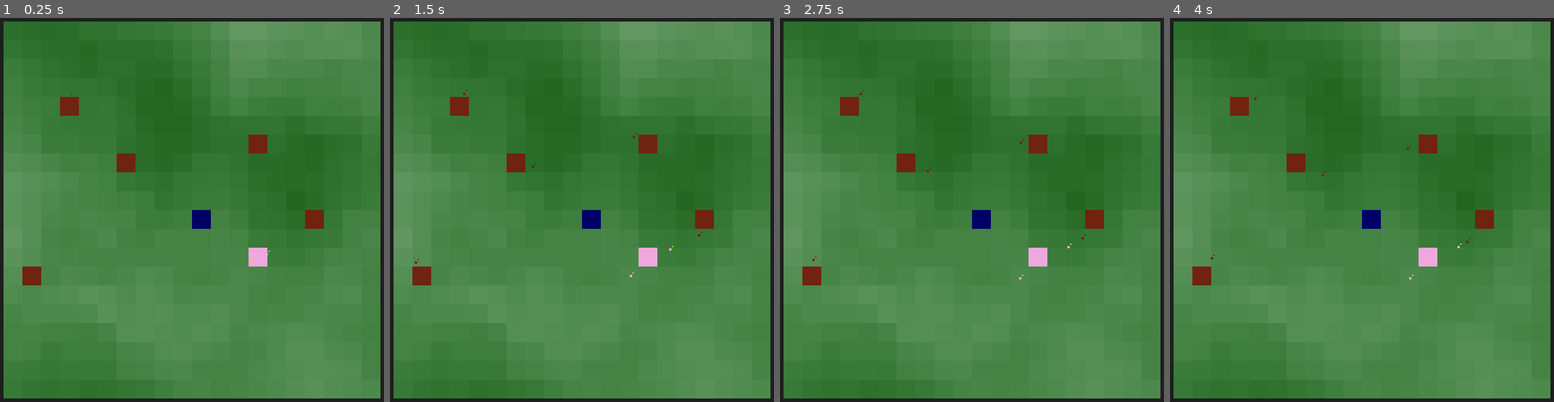
Above: before the commit, frames 1-4 (left to right).
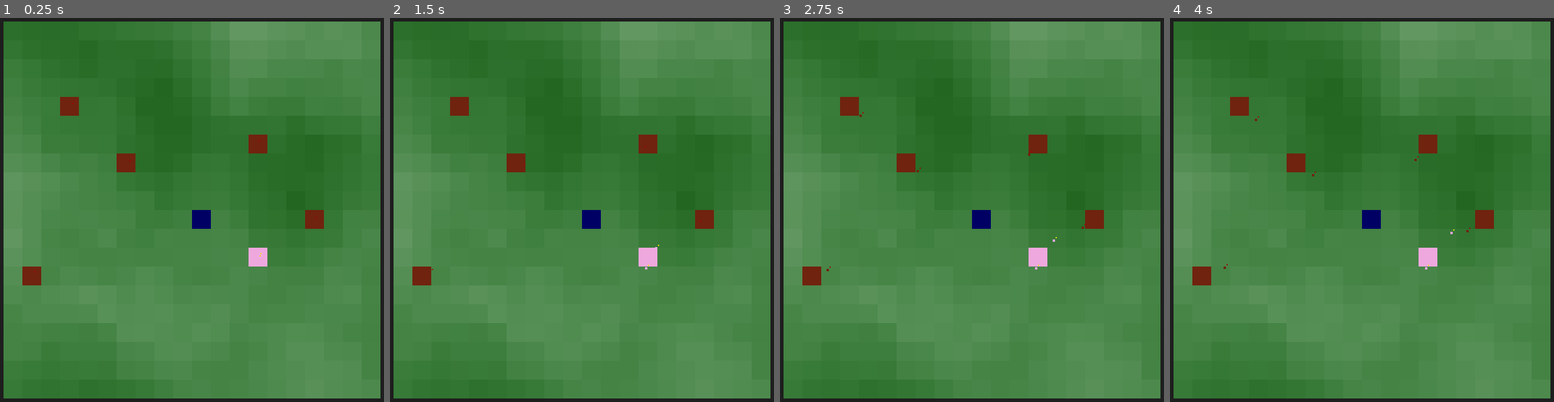
Above: after the commit, the same moments.

Repository: fizzy-drinks/roguelike-jam-6
Game: Godot game, scene res://world.tscn
The game is run twice, just before and just after one commit, with the same random seed, the same clock (stepped at 60 frames per second) and the same inputs.
Inputs (mouse positions are in pixels of both pictures, inside the frame that each line leads up to):
- Up to frame 1 (0.25 s): no input
- Up to frame 2 (1.5 s): move the mouse to (693, 194) at 0.52 s; click (693, 194) at 0.67 s; tap Enter at 1.25 s; move the mouse to (497, 244) at 1.27 s; click (497, 244) at 1.42 s
- Up to frame 3 (2.75 s): tap Space at 2 s; move the mouse to (1029, 114) at 2.02 s; click (1029, 114) at 2.17 s
- Up to frame 4 (4 s): move the mouse to (1346, 313) at 2.77 s; click (1346, 313) at 2.92 s; tap Enter at 3.5 s; move the mouse to (1511, 290) at 3.52 s; click (1511, 290) at 3.67 s

The runs differ from the first frame. In frame 1, less than 0.1% of the frame differs, in the area x 7-83%, y 19-67%; in frame 2, less than 0.1%; in frame 3, less than 0.1%, in the area x 8-80%, y 18-69%; in frame 4, less than 0.1%.

Commit message:
Rework targeting & team collision

Diff:
--- a/units/guard.gd
+++ b/units/guard.gd
@@ -26,12 +26,10 @@
 func _physics_process(delta):
 	super(delta)
 
-	var colliding = false
 	for collision in collisions:
-		if not collision.is_in_group("solid"):
+		if not collision.is_in_group("targetable"):
 			continue
 
-		colliding = true
 		if collision.owner.team != team and attack_cooldown <= 0:
 			attack_unit(collision.owner)
 
--- a/units/soldier.gd
+++ b/units/soldier.gd
@@ -16,12 +16,10 @@
 func _physics_process(delta):
 	super(delta)
 
-	var colliding = false
 	for collision in collisions:
 		if not collision.is_in_group("solid"):
 			continue
 
-		colliding = true
 		if collision.owner.team != team and attack_cooldown <= 0:
 			attack_unit(collision.owner)
 
@@ -30,7 +28,7 @@
 
 
 func pick_target():
-	var targets = get_tree().get_nodes_in_group("targetable")
+	var targets = get_tree().get_nodes_in_group("structures")
 
 	var nearest: Node2D
 	for t in targets:
--- a/units/unit.gd
+++ b/units/unit.gd
@@ -16,6 +16,7 @@
 
 var collisions: Array[Area2D]
 var attack_cooldown: float = 0
+var colliding = false
 
 
 func _ready():
@@ -24,9 +25,12 @@
 
 
 func _physics_process(_delta):
+	colliding = false
 	for collision in collisions:
-		if not collision.is_in_group("solid"):
+		if not collision.is_in_group("solid") or collision.owner.team == team:
 			continue
+
+		colliding = true
 
 		var dir = (collision.global_position - global_position).normalized()
 		if dir == Vector2.ZERO:
